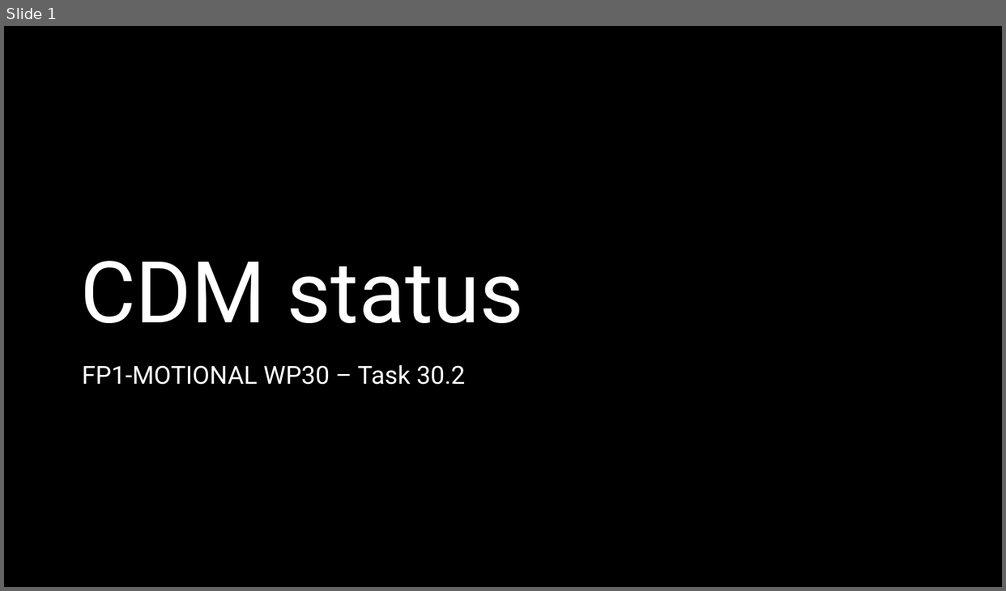
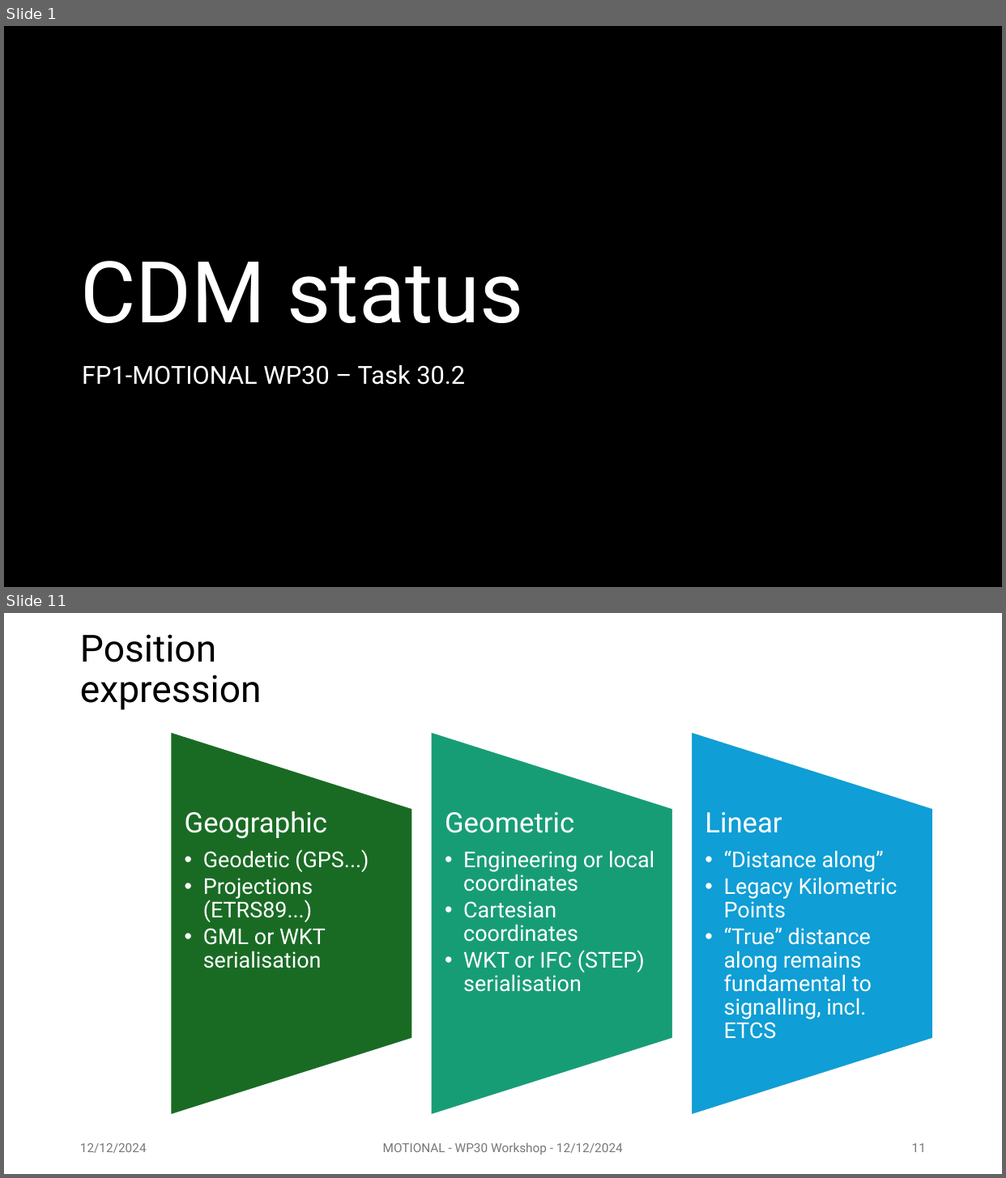
Before and after one commit to UICrail/SemanticRSM, a slide deck: Documentation/illustrations/241212_Topology.pptx. Shown one above the other, each under a label of ours: slide 1 before the commit, slides 1 and 11 after it; the slides between them are not shown. The pictures are 1006x591 and 1006x1178 pixels, drawn with LibreOffice and Linux fonts; fonts in the diff are those of the drawing; background and template pictures are left out; a plain dark background stands for a picture behind light text. Boxes give left, top, right and bottom in pixels: in the first picture for what was removed or moved away, otherwise in the second. Text is boxed around its words. In the diff, an @@ line names an element or a change of style, - is before the commit and + after.

```diff
--- a/Documentation/illustrations/241212_Topology.pptx
+++ b/Documentation/illustrations/241212_Topology.pptx
@@ slide 11 added at (4, 613, 1002, 1174), background #FFFFFF @@
@@ title added at (80, 634, 262, 710), 36 pt, text #000000 @@
+Position expression
@@ group added at (171, 731, 933, 1116): 3 flow chart manual operations, 3 texts @@
+Geographic
+  • Geodetic (GPS...)
+  • Projections (ETRS89...)
+  • GML or WKT serialisation
+Geometric
+  • Engineering or local coordinates
+  • Cartesian coordinates
+  • WKT or IFC (STEP) serialisation
+Linear
+  • “Distance along”
+  • Legacy Kilometric Points
+  • “True” distance along remains fundamental to signalling, incl. ETCS
@@ text added at (80, 1144, 147, 1153), 12 pt, text #797979 @@
+12/12/2024
@@ text added at (383, 1143, 623, 1155), 12 pt, text #797979 @@
+MOTIONAL - WP30 Workshop - 12/12/2024
@@ page number added at (912, 1144, 926, 1152), 12 pt, text #797979 @@
+11
```
Also in this commit, not shown: 6 slides changed, 10 other slides added, 3 slides removed, 8 other files.
